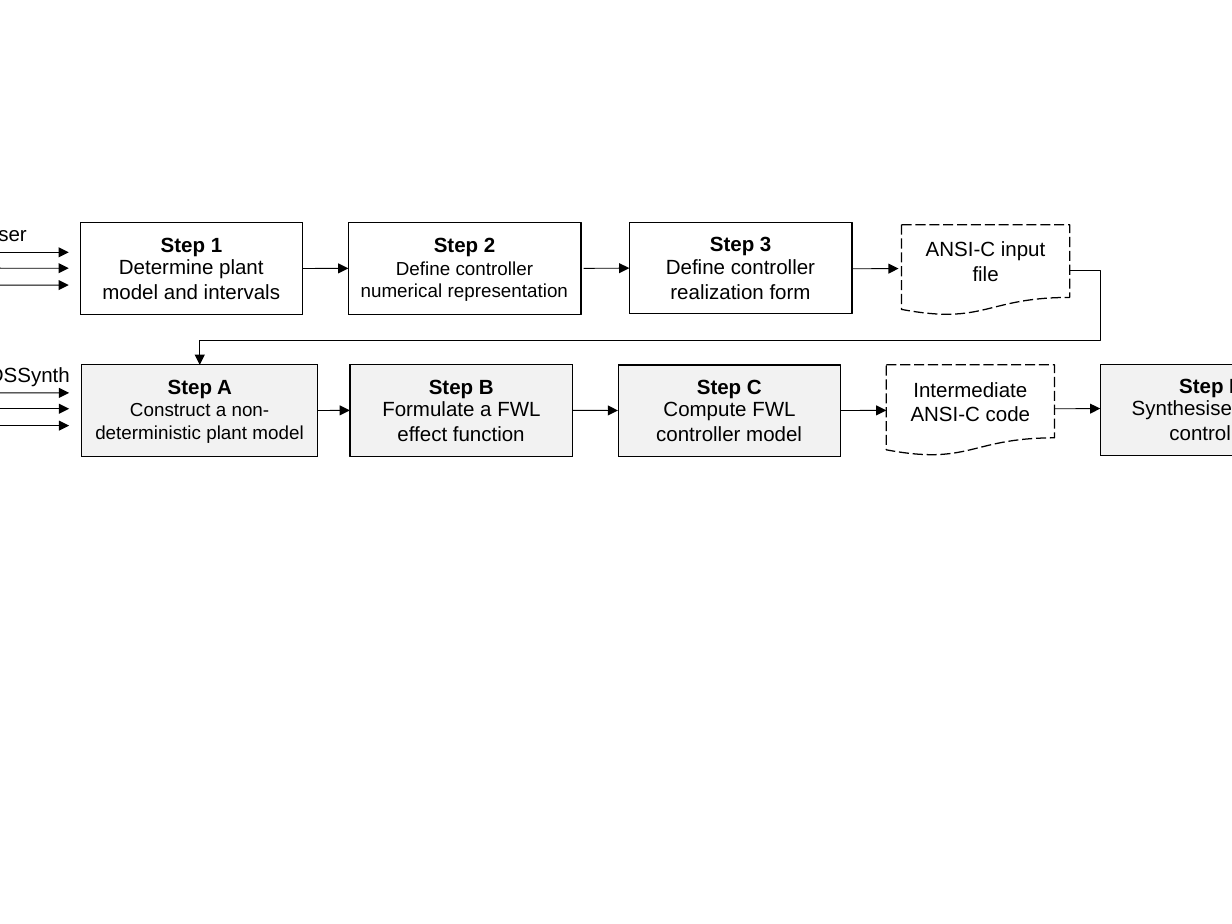
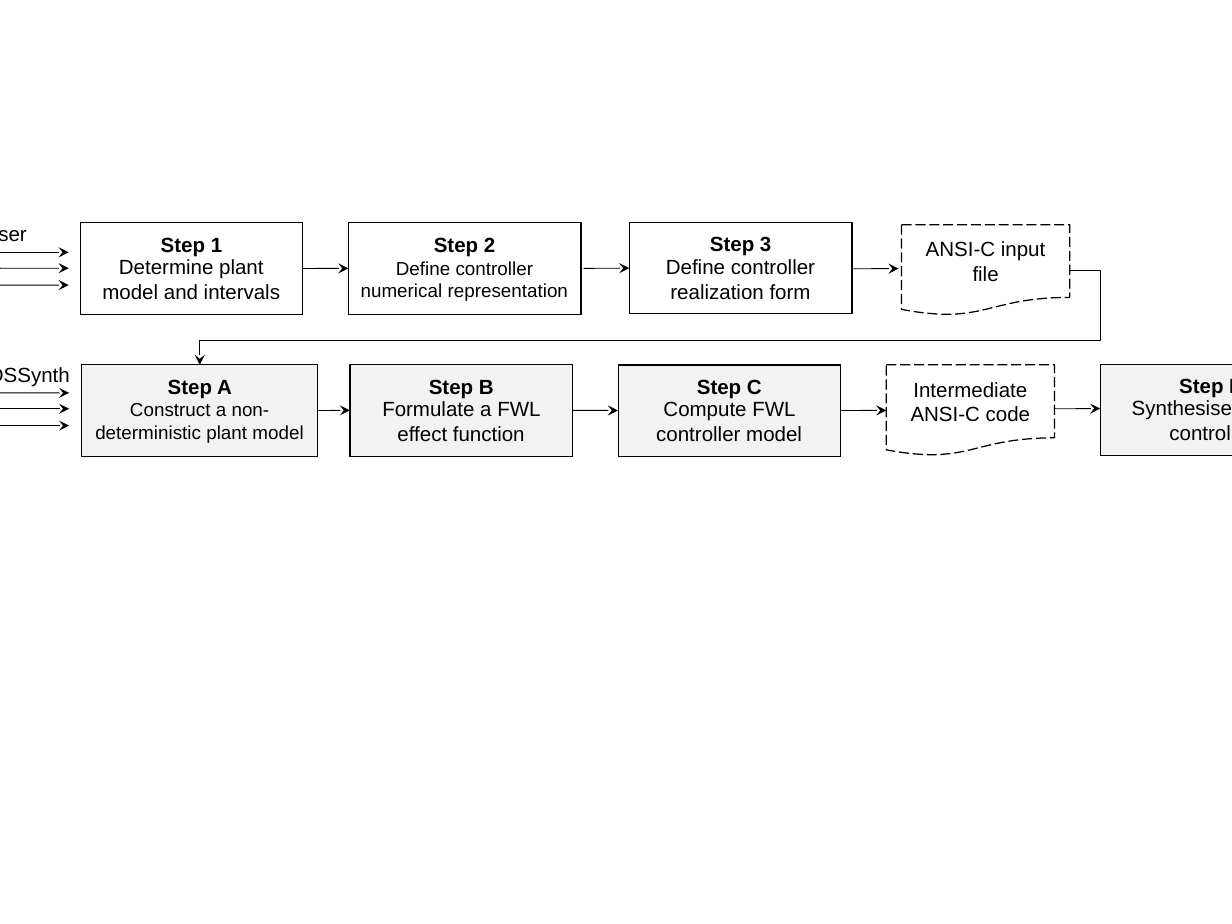
Before and after one commit to polgreen/control2, a slide deck: slide 1 of hscc2017/figures/verification-flow.pptx. Drawn at 1232x924 pixels with LibreOffice and Linux fonts; fonts in the diff are those of the drawing. Boxes give left, top, right and bottom in pixels: in the first picture for what was removed or moved away, otherwise in the second. Text is boxed around its words. In the diff, an @@ line names an element or a change of style, - is before the commit and + after.

```diff
--- a/hscc2017/figures/verification-flow.pptx
+++ b/hscc2017/figures/verification-flow.pptx
@@ arrow (0, 269) - (69, 269): arrowheads changed @@
@@ arrow (0, 253) - (69, 253): arrowheads changed @@
@@ arrow (303, 269) - (349, 269): arrowheads changed @@
@@ arrow (584, 269) - (630, 269): arrowheads changed @@
@@ arrow (853, 269) - (898, 269): arrowheads changed @@
@@ arrow (0, 285) - (69, 285): arrowheads changed @@
@@ elbow arrow (1069, 270) - (200, 365): arrowheads changed @@
@@ arrow (0, 409) - (69, 409): arrowheads changed @@
@@ arrow (0, 393) - (69, 393): arrowheads changed @@
@@ arrow (318, 410) - (350, 410): arrowheads changed @@
@@ arrow (573, 410) - (618, 410): arrowheads changed @@
@@ arrow (840, 410) - (886, 410): arrowheads changed @@
@@ arrow (1055, 409) - (1100, 409): arrowheads changed @@
@@ arrow (0, 425) - (69, 426): arrowheads changed @@
```
Also in this commit, not shown: 3 other files.
